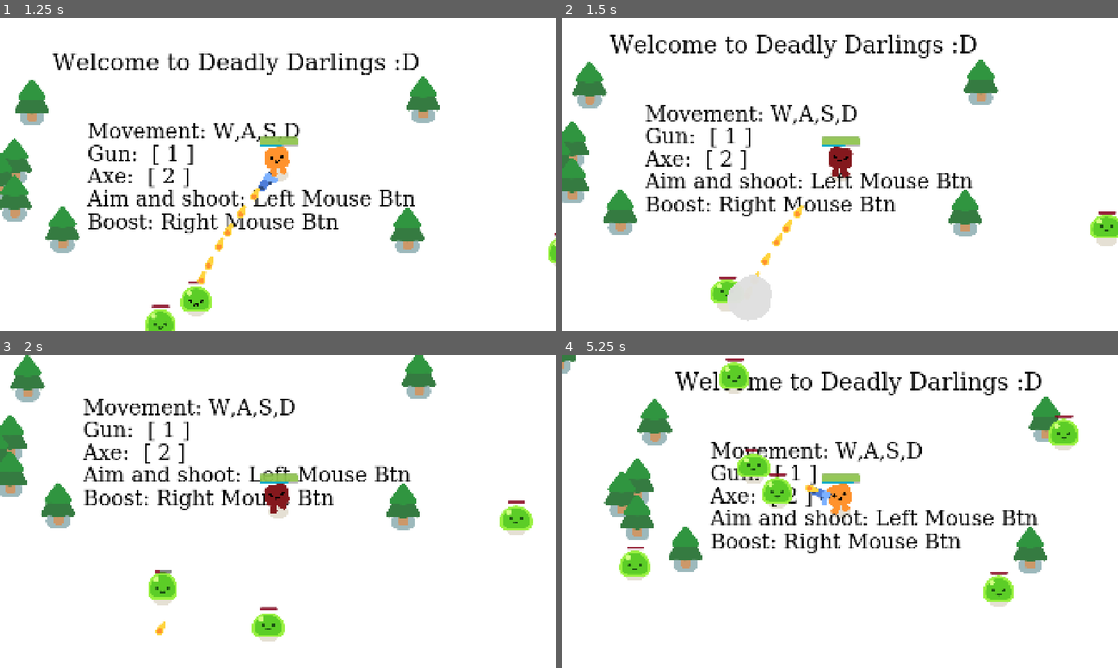
Above: before the commit, frames 1-4 (two rows, left to right).
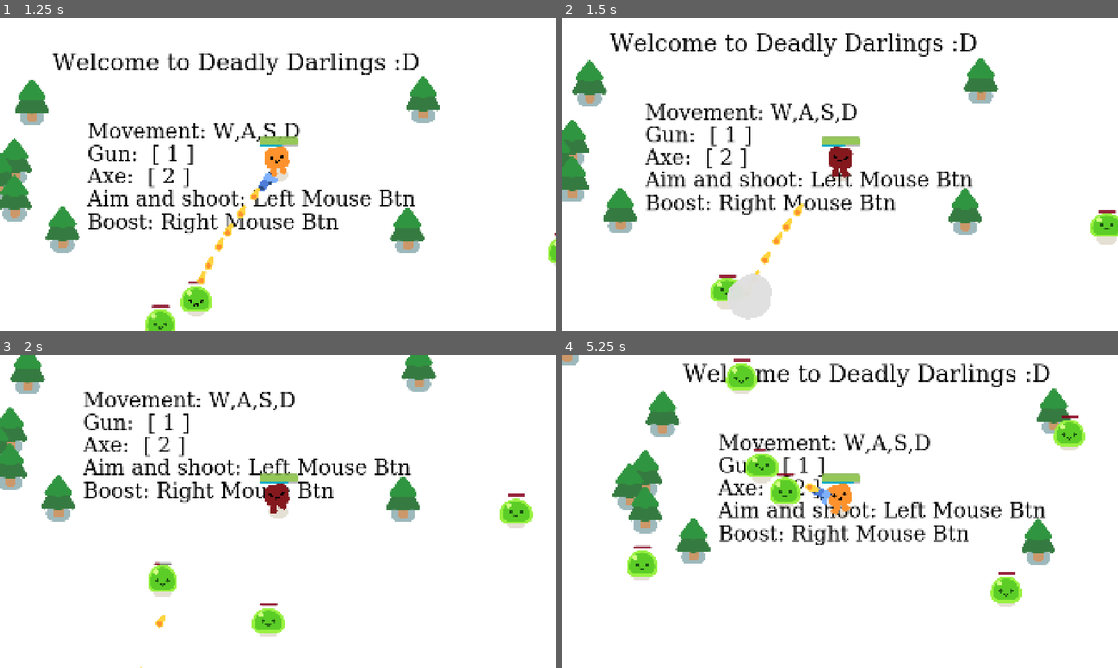
Above: after the commit, the same moments.

Repository: TohidEq/uni-godot-games
Game: Godot game, scene res://game.tscn
Same seed, same stepped clock (60 frames per second), same inputs: the game is played once before the commit and once after it.
Inputs (mouse positions are in pixels of both pictures, inside the frame that each line leads up to):
- Up to frame 1 (1.25 s): move the mouse to (400, 158) at 0.52 s; hold D (move_right) from 0.53 s (still down); hold Right mouse button (boost) from 0.53 s (still down)
- Up to frame 2 (1.5 s): move the mouse to (728, 190) at 1.27 s; release D (move_right) at 1.28 s; release Right mouse button (boost) at 1.28 s; hold S (move_down) from 1.28 s (still down); tap 2 (select_axe) at 1.35 s
- Up to frame 3 (2 s): keep holding S (move_down)
- Up to frame 4 (5.25 s): move the mouse to (895, 442) at 2.02 s; release S (move_down) at 2.03 s; hold D (move_right) 2.03-2.78 s; hold 1 (select_wpn) 2.03-2.78 s; move the mouse to (812, 574) at 2.77 s; hold W (move_up) 2.78-3.53 s; click (812, 574) at 2.85 s; move the mouse to (1006, 558) at 3.52 s; hold Right mouse button (boost) 3.53-4.28 s; hold A (move_left) 3.53-5.03 s; move the mouse to (673, 464) at 4.27 s; tap 2 (select_axe) at 4.35 s; move the mouse to (867, 511) at 5.02 s; hold S (move_down) from 5.03 s (still down); hold 1 (select_wpn) from 5.03 s (still down)

Frame 1 is identical in both runs. In frame 2, 6.0% of the frame differs, in the area x 0-100%, y 4-97%; in frame 3, 9.2%; in frame 4, 15%, in the area x 0-95%, y 0-81%.

Commit message:
Add More Speed on Axe

Diff:
--- a/deadlydarlings/player/player.gd
+++ b/deadlydarlings/player/player.gd
@@ -14,6 +14,7 @@
 }
 
 const SPEED = 300.0
+var change_speed = 0;
 const DAMAGE_RATE = 5.0
 var health = 100.0
 
@@ -65,7 +66,7 @@
 
 
   var direction = Input.get_vector("move_left","move_right","move_up","move_down");
-  velocity = direction * SPEED
+  velocity = direction * (SPEED+change_speed)
   move_and_slide()
 
   #print("move direction")
@@ -113,13 +114,14 @@
   #  unselect all
   gun.select_wpn(false)
   axe.select_wpn(false)
-
+  change_speed = 0;
   #  select the selected one
   match  wpn:
     WPNS.GUN:
       gun.select_wpn(true)
     WPNS.AXE:
       axe.select_wpn(true)
+      change_speed=40
     _:
       print("wrong wpn selected")
 
